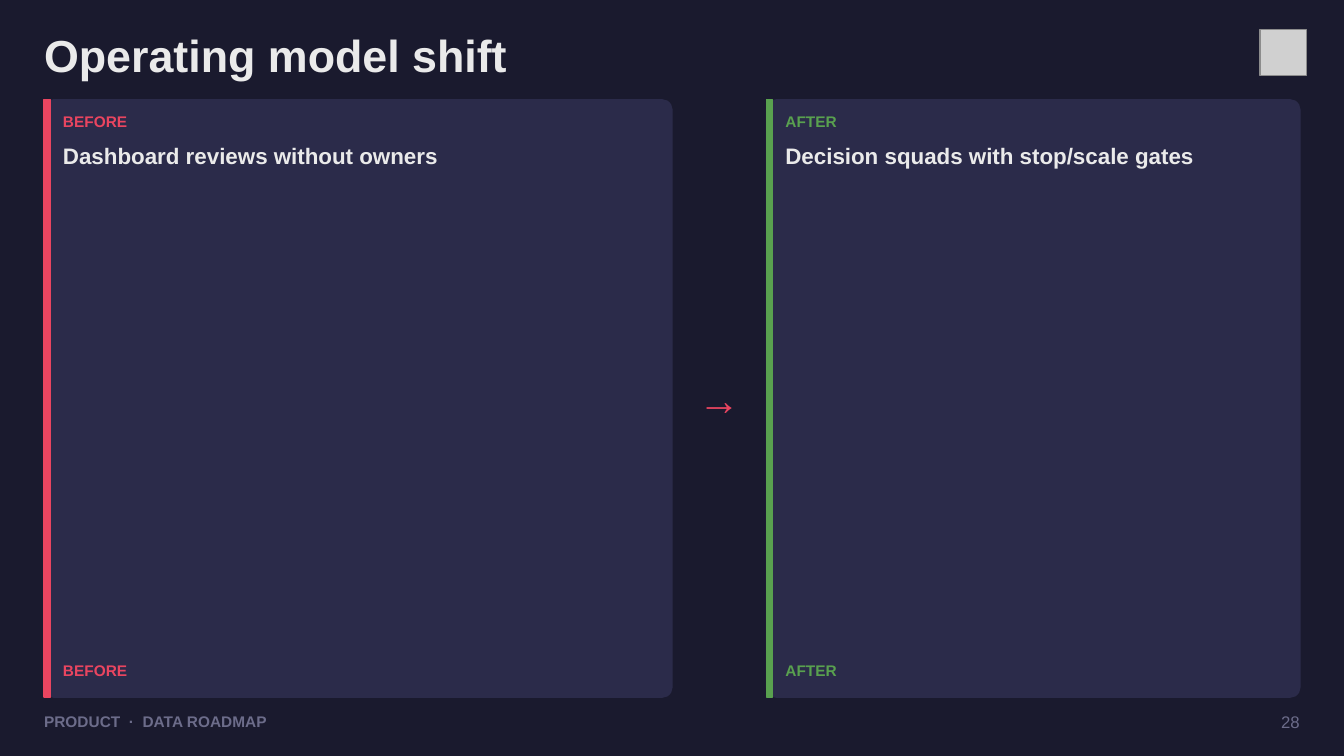
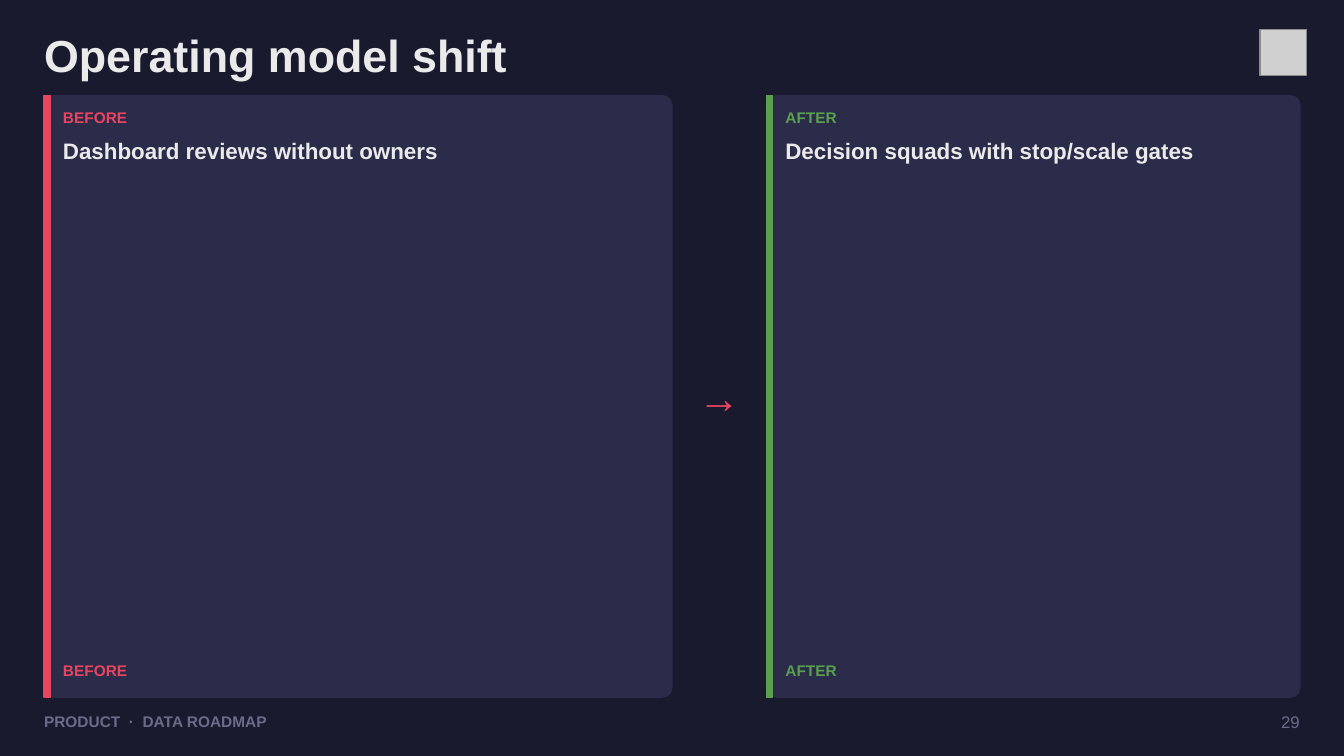
Before and after one commit to dhanesh123in/ppt-gen, a slide deck: slide 29 of examples/demo.pptx (slide 28 before the commit). Drawn at 1344x756 pixels with LibreOffice and Linux fonts; fonts in the diff are those of the drawing; grey boxes stand for pictures. Boxes give left, top, right and bottom in pixels: in the first picture for what was removed or moved away, otherwise in the second. Text is boxed around its words. In the diff, an @@ line names an element or a change of style, - is before the commit and + after.

```diff
--- a/examples/demo.pptx
+++ b/examples/demo.pptx
@@ rounded rectangle: place and size @@
-rounded rectangle at box(44, 100, 673, 698)
+rounded rectangle at box(44, 96, 673, 698)
@@ rectangle: place and size @@
-rectangle at box(44, 100, 50, 698)
+rectangle at box(44, 96, 50, 698)
@@ text "BEFORE": place and size @@
-text "BEFORE" at box(63, 116, 127, 127)
+text "BEFORE" at box(63, 112, 127, 123)
@@ rounded rectangle: place and size @@
-rounded rectangle at box(766, 100, 1300, 698)
+rounded rectangle at box(766, 96, 1300, 698)
@@ rectangle: place and size @@
-rectangle at box(766, 100, 772, 698)
+rectangle at box(766, 96, 772, 698)
@@ text "AFTER": place and size @@
-text "AFTER" at box(785, 116, 836, 127)
+text "AFTER" at box(785, 112, 836, 123)
@@ text "Dashboard reviews without owners": place and size @@
-text "Dashboard reviews without owners" at box(63, 147, 437, 164)
+text "Dashboard reviews without owners" at box(63, 142, 437, 159)
@@ text "Decision squads with stop/scale gates": place and size @@
-text "Decision squads with stop/scale gates" at box(785, 147, 1193, 169)
+text "Decision squads with stop/scale gates" at box(785, 142, 1193, 164)
```
Also in this commit, not shown: 20 other slides changed, 1 slide added, 19 other files.
